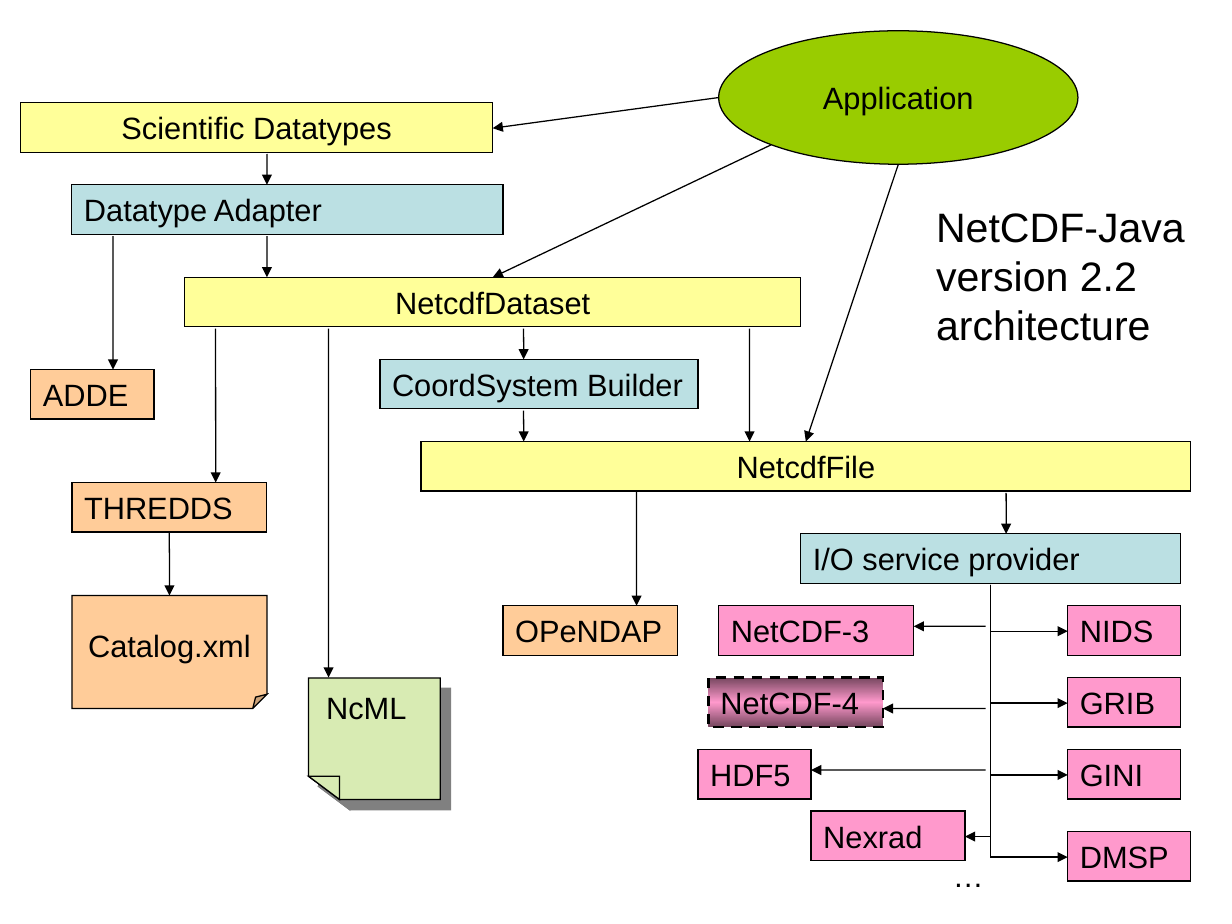
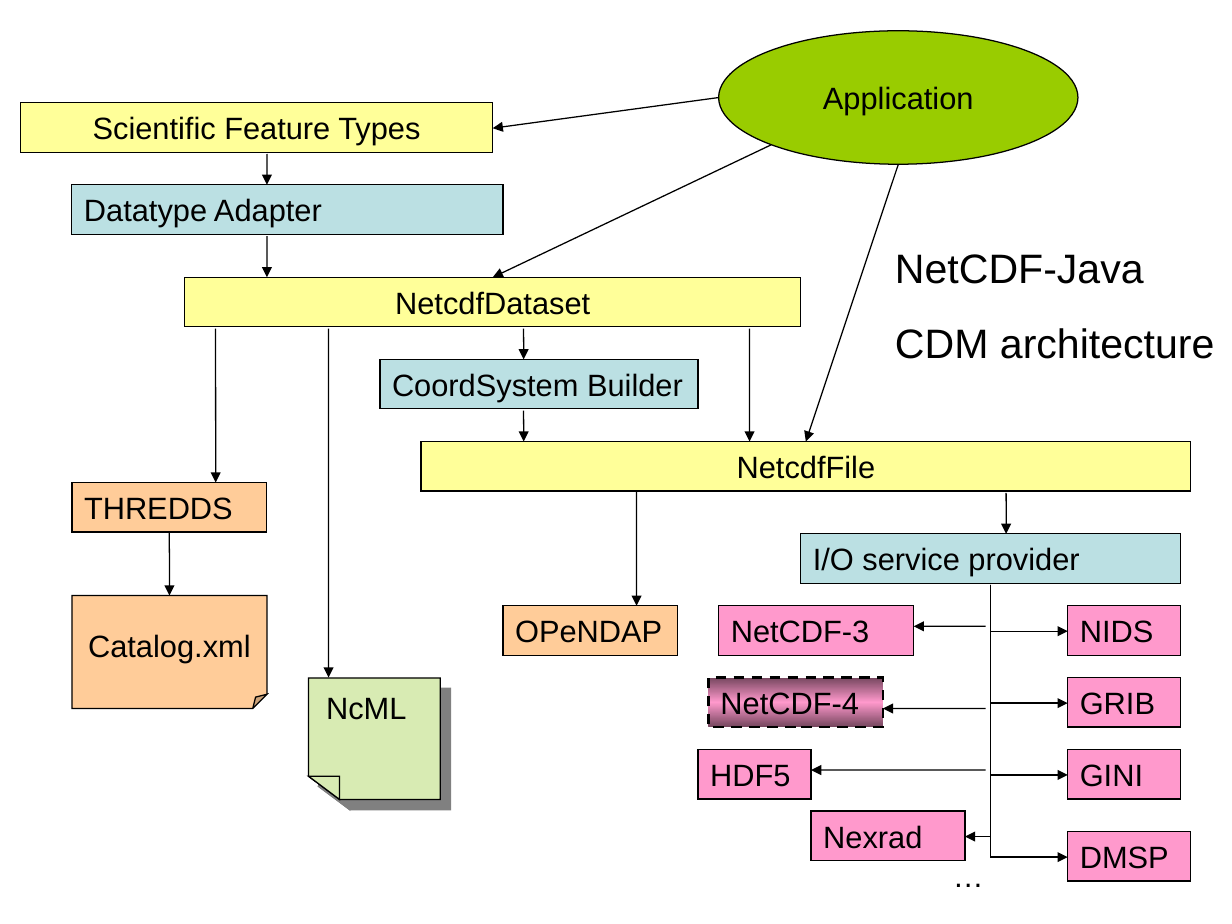
Before and after one commit to ooici-eoi/THREDDS, a slide deck: slide 13 of docs/web/thredds/tech/tutorial/TDSOverview.ppt (slide 9 before the commit). Drawn at 1232x924 pixels with LibreOffice and Linux fonts; fonts in the diff are those of the drawing; background and template pictures are left out. Boxes give left, top, right and bottom in pixels: in the first picture for what was removed or moved away, otherwise in the second. Text is boxed around its words. In the diff, an @@ line names an element or a change of style, - is before the commit and + after.

```diff
--- a/docs/web/thredds/tech/tutorial/TDSOverview.ppt
+++ b/docs/web/thredds/tech/tutorial/TDSOverview.ppt
@@ text in rectangle at (93,116,420,145): text changed @@
-Scientific Datatypes
+Scientific Feature Types
@@ arrow removed from (113, 237) to (113, 370) @@
@@ text at (895,254,1215,359): text changed @@
-NetCDF-Java version 2.2 architecture
+NetCDF-Java
+CDM architecture
@@ rectangle removed at (31,370,154,419) @@
-ADDE
```
Also in this commit, not shown: 7 other slides changed, 7 slides added, 9 slides removed, 10 other files.
